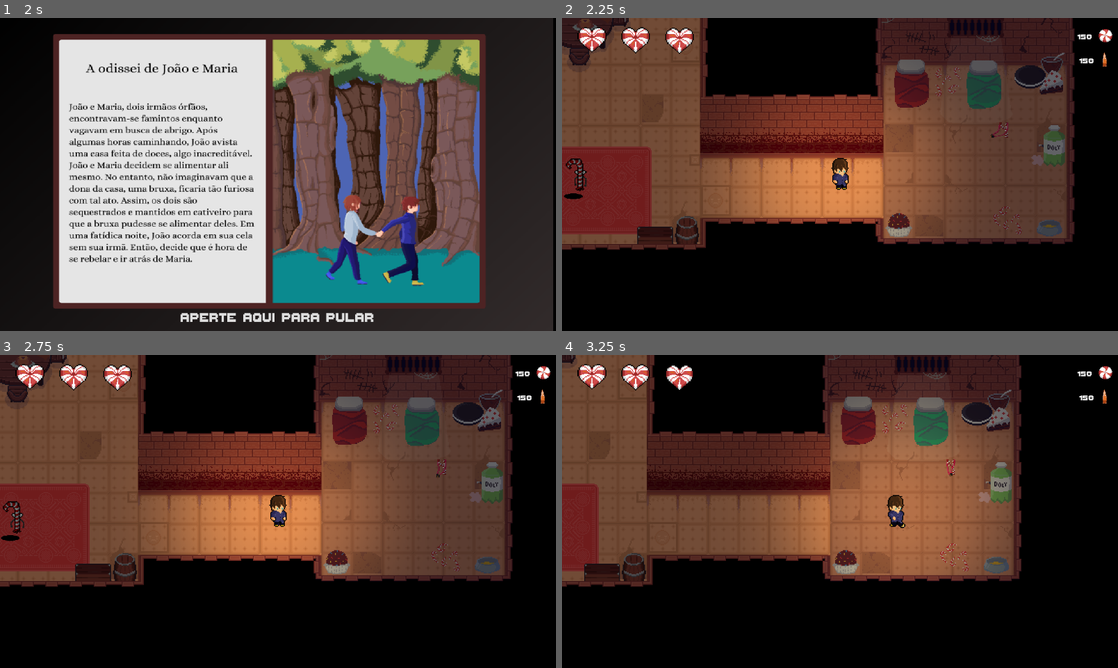
Above: before the commit, frames 1-4 (two rows, left to right).
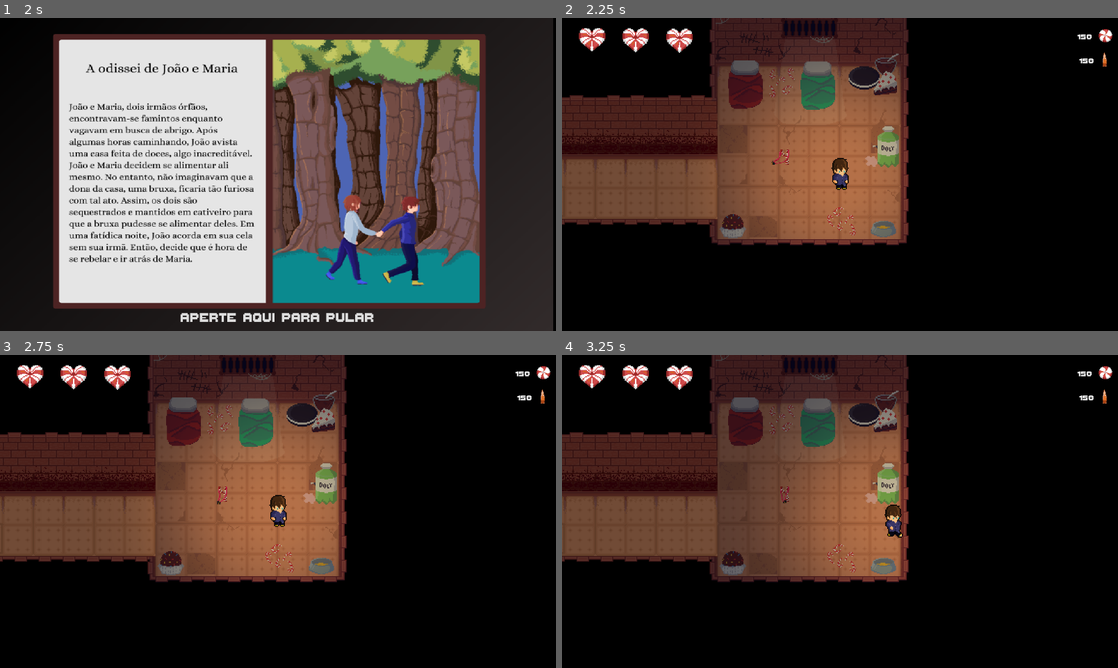
Above: after the commit, the same moments.

Repository: mtab-dev/bulletspeel
Game: Godot game, scene res://scenes/levels/main_menu.tscn
Two runs of this game, one before a commit and one after it. Both use one fixed random seed, a clock stepped at 60 frames per second and the inputs below. Sound files missing from this copy of the repository are replaced by a short silence.
Inputs (mouse positions are in pixels of both pictures, inside the frame that each line leads up to):
- Up to frame 1 (2 s): click (283, 193) at 0.5 s; click "JOGAR" at 1.25 s
- Up to frame 2 (2.25 s): click "APERTE AQUI PARA PULAR" at 2 s
- Up to frame 3 (2.75 s): no input
- Up to frame 4 (3.25 s): move the mouse to (962, 495) at 2.77 s; hold D (right) from 2.78 s (still down); click (962, 495) at 2.92 s

Frame 1 is identical in both runs. In frame 2, 59% of the frame differs, in the area x 0-93%, y 0-74%; in frame 3, 59%; in frame 4, 40%.

Commit message:
remove: remove black cookie enemy

Diff:
--- a/scenes/enemies/blackCookie.tscn
+++ /dev/null
@@ -1,425 +0,0 @@
-[gd_scene load_steps=81 format=3 uid="uid://xabbxlarduts"]
-
-[ext_resource type="Script" path="res://scripts/enemies/bigCookie/black_cookie.gd" id="1_threx"]
-[ext_resource type="Texture2D" uid="uid://dabxhdh3jryha" path="res://sprites/enemies/bigCookie/black/transform/trakingPtransform1.png" id="2_l2ms1"]
-[ext_resource type="Texture2D" uid="uid://bp15860qaojgs" path="res://sprites/enemies/bigCookie/black/transform/trakingPtransform2.png" id="3_w0k6x"]
-[ext_resource type="Texture2D" uid="uid://b603qdti67elr" path="res://sprites/enemies/bigCookie/black/transform/trakingPtransform3.png" id="4_k7683"]
-[ext_resource type="Texture2D" uid="uid://uctgjvqad2wn" path="res://sprites/enemies/bigCookie/black/transform/trakingPtransform4.png" id="5_cylws"]
-[ext_resource type="Texture2D" uid="uid://86ytxiiwjq8w" path="res://sprites/enemies/bigCookie/black/transform/trakingPtransform5.png" id="6_h84yl"]
-[ext_resource type="Texture2D" uid="uid://brpcbmsq0d44x" path="res://sprites/enemies/bigCookie/black/transform/trakingPtransform6.png" id="7_cq0qj"]
-[ext_resource type="Texture2D" uid="uid://dfi48v3rv0cpt" path="res://sprites/enemies/bigCookie/black/transform/trakingPtransform7.png" id="8_o8cxi"]
-[ext_resource type="Texture2D" uid="uid://cjj4y8qifct1q" path="res://sprites/enemies/bigCookie/black/transform/trakingPtransform8.png" id="9_8u1ce"]
-[ext_resource type="Texture2D" uid="uid://cgwclqbhpbke5" path="res://sprites/enemies/bigCookie/black/transform/trakingPtransform9.png" id="10_usj84"]
-[ext_resource type="Texture2D" uid="uid://bjgle28ojmeyb" path="res://sprites/enemies/bigCookie/black/transform/trakingPtransform10.png" id="11_cmfoe"]
-[ext_resource type="Texture2D" uid="uid://bj2yu8ceuadn5" path="res://sprites/enemies/bigCookie/black/attack/trakingATAQUEpreto1.png" id="12_4pmba"]
-[ext_resource type="Texture2D" uid="uid://vfrn2vjn2wbl" path="res://sprites/enemies/bigCookie/black/attack/trakingATAQUEpreto2.png" id="13_dqxio"]
-[ext_resource type="Texture2D" uid="uid://cb1ekkm8i61wu" path="res://sprites/enemies/bigCookie/black/attack/trakingATAQUEpreto3.png" id="14_y0rgb"]
-[ext_resource type="Texture2D" uid="uid://chjox0impbwx1" path="res://sprites/enemies/bigCookie/black/attack/trakingATAQUEpreto4.png" id="15_esxdu"]
-[ext_resource type="Texture2D" uid="uid://wat0eba3n1la" path="res://sprites/enemies/bigCookie/black/attack/trakingATAQUEpreto5.png" id="16_vbu06"]
-[ext_resource type="Texture2D" uid="uid://c626ncdus3wr8" path="res://sprites/enemies/bigCookie/black/attack/trakingATAQUEpreto6.png" id="17_t7abv"]
-[ext_resource type="Texture2D" uid="uid://celly4jdrysh0" path="res://sprites/enemies/bigCookie/black/attack/trakingATAQUEpreto7.png" id="18_pw8d5"]
-[ext_resource type="Texture2D" uid="uid://b38a8kdsxycyd" path="res://sprites/enemies/bigCookie/black/attack/trakingATAQUEpreto8.png" id="19_g4q0s"]
-[ext_resource type="Texture2D" uid="uid://ct2oqm15vdlwe" path="res://sprites/enemies/bigCookie/black/attack/trakingATAQUEpreto9.png" id="20_70von"]
-[ext_resource type="Texture2D" uid="uid://cduq0x3npfb5d" path="res://sprites/enemies/bigCookie/black/attack/trakingATAQUEpreto10.png" id="21_fgny6"]
-[ext_resource type="Texture2D" uid="uid://cct5h4f5ts0bp" path="res://sprites/enemies/bigCookie/black/attack/trakingATAQUEpreto11.png" id="22_7fefi"]
-[ext_resource type="Texture2D" uid="uid://c5n3dv01hwnbr" path="res://sprites/enemies/bigCookie/black/attack/trakingATAQUEpreto12.png" id="23_qdu34"]
-[ext_resource type="Texture2D" uid="uid://c3agwj8u83wsr" path="res://sprites/enemies/bigCookie/black/idle/trakingPparado1.png" id="24_20xuo"]
-[ext_resource type="Texture2D" uid="uid://cocqkxe5cetnq" path="res://sprites/enemies/bigCookie/black/idle/trakingPparado2.png" id="25_kfy3k"]
-[ext_resource type="Texture2D" uid="uid://8upow4rinkpc" path="res://sprites/enemies/bigCookie/black/idle/trakingPparado3.png" id="26_gyl3m"]
-[ext_resource type="Texture2D" uid="uid://bgcxduxpsfult" path="res://sprites/enemies/bigCookie/black/idle/trakingPparado4.png" id="27_y3fht"]
-[ext_resource type="Texture2D" uid="uid://bf2urtbr3oqa0" path="res://sprites/enemies/bigCookie/black/run/trakingparadopreto1.png" id="28_ypibv"]
-[ext_resource type="Texture2D" uid="uid://dlkvyl3l1g0qc" path="res://sprites/enemies/bigCookie/black/run/trakingparadopreto2.png" id="29_k43oy"]
-[ext_resource type="Texture2D" uid="uid://bs24eldhveh1q" path="res://sprites/enemies/bigCookie/black/run/trakingparadopreto3.png" id="30_6gjr5"]
-[ext_resource type="Texture2D" uid="uid://d0jguca1agft3" path="res://sprites/enemies/bigCookie/black/run/trakingparadopreto4.png" id="31_uctyq"]
-[ext_resource type="Texture2D" uid="uid://htpocmlpba8u" path="res://sprites/enemies/bigCookie/black/run/trakingparadopreto5.png" id="32_o1m1f"]
-[ext_resource type="Texture2D" uid="uid://c2om71dve77mr" path="res://sprites/enemies/bigCookie/black/run/trakingparadopreto6.png" id="33_2v2lh"]
-[ext_resource type="Texture2D" uid="uid://856v1lf33n8" path="res://sprites/enemies/bigCookie/black/run/trakingparadopreto7.png" id="34_y2uev"]
-[ext_resource type="Texture2D" uid="uid://b4rkabmx82fme" path="res://sprites/enemies/bigCookie/black/run/trakingparadopreto8.png" id="35_lyk6g"]
-[ext_resource type="Texture2D" uid="uid://cp1rnu2y5egcu" path="res://sprites/enemies/bigCookie/white/transform/trakingBtransform1.png" id="36_m6vj2"]
-[ext_resource type="Texture2D" uid="uid://dffdhmrt06d6" path="res://sprites/enemies/bigCookie/white/transform/trakingBtransform2.png" id="37_mun40"]
-[ext_resource type="Texture2D" uid="uid://coqk8qk8ej6k2" path="res://sprites/enemies/bigCookie/white/transform/trakingBtransform3.png" id="38_omhjg"]
-[ext_resource type="Texture2D" uid="uid://bgb6vc0pnu2t0" path="res://sprites/enemies/bigCookie/white/transform/trakingBtransform4.png" id="39_nh17m"]
-[ext_resource type="Texture2D" uid="uid://duo34sbi7ov31" path="res://sprites/enemies/bigCookie/white/transform/trakingBtransform5.png" id="40_mgo4a"]
-[ext_resource type="Texture2D" uid="uid://dp684tc5erjlr" path="res://sprites/enemies/bigCookie/white/transform/trakingBtransform6.png" id="41_w5t3v"]
-[ext_resource type="Texture2D" uid="uid://dl1vkc4mn5mmn" path="res://sprites/enemies/bigCookie/white/transform/trakingBtransform7.png" id="42_2ys0u"]
-[ext_resource type="Texture2D" uid="uid://dd1jfv4a06gr3" path="res://sprites/enemies/bigCookie/white/transform/trakingBtransform8.png" id="43_ybxun"]
-[ext_resource type="Texture2D" uid="uid://r0w3woyx68p3" path="res://sprites/enemies/bigCookie/white/transform/trakingBtransform9.png" id="44_6o12k"]
-[ext_resource type="Texture2D" uid="uid://bpa56pgaudflm" path="res://sprites/enemies/bigCookie/white/transform/trakingBtransform10.png" id="45_4y1b7"]
-[ext_resource type="Texture2D" uid="uid://d1xa8vht8hbml" path="res://sprites/enemies/bigCookie/white/attack/trakingATAQUEbranco1.png" id="46_u6ojk"]
-[ext_resource type="Texture2D" uid="uid://nh0g8usklu5w" path="res://sprites/enemies/bigCookie/white/attack/trakingATAQUEbranco2.png" id="47_yjdqf"]
-[ext_resource type="Texture2D" uid="uid://dxgiawtl4ywp5" path="res://sprites/enemies/bigCookie/white/attack/trakingATAQUEbranco3.png" id="48_umfve"]
-[ext_resource type="Texture2D" uid="uid://cm7qfr6txt6dn" path="res://sprites/enemies/bigCookie/white/attack/trakingATAQUEbranco4.png" id="49_ummxy"]
-[ext_resource type="Texture2D" uid="uid://b45o3nsfphymx" path="res://sprites/enemies/bigCookie/white/attack/trakingATAQUEbranco5.png" id="50_v115v"]
-[ext_resource type="Texture2D" uid="uid://dr4a45nmhjsdv" path="res://sprites/enemies/bigCookie/white/attack/trakingATAQUEbranco6.png" id="51_vv65y"]
-[ext_resource type="Texture2D" uid="uid://clqtfhja1c2x7" path="res://sprites/enemies/bigCookie/white/attack/trakingATAQUEbranco7.png" id="52_o0hen"]
-[ext_resource type="Texture2D" uid="uid://b33euxevsr5mw" path="res://sprites/enemies/bigCookie/white/attack/trakingATAQUEbranco8.png" id="53_pum05"]
-[ext_resource type="Texture2D" uid="uid://d0kvsabecygsl" path="res://sprites/enemies/bigCookie/white/attack/trakingATAQUEbranco9.png" id="54_vpigg"]
-[ext_resource type="Texture2D" uid="uid://c3r546ok130dy" path="res://sprites/enemies/bigCookie/white/attack/trakingATAQUEbranco10.png" id="55_dp61k"]
-[ext_resource type="Texture2D" uid="uid://cgevesxcto1uo" path="res://sprites/enemies/bigCookie/white/attack/trakingATAQUEbranco11.png" id="56_cbvjc"]
-[ext_resource type="Texture2D" uid="uid://fc1pc0w02dm7" path="res://sprites/enemies/bigCookie/white/idle/trakingBparado1.png" id="57_nrqi5"]
-[ext_resource type="Texture2D" uid="uid://l578xq5sjfhg" path="res://sprites/enemies/bigCookie/white/idle/trakingBparado2.png" id="58_bw3rk"]
-[ext_resource type="Texture2D" uid="uid://k4tagg55cs8p" path="res://sprites/enemies/bigCookie/white/idle/trakingBparado3.png" id="59_kqg6o"]
-[ext_resource type="Texture2D" uid="uid://dylc2lmp1f41x" path="res://sprites/enemies/bigCookie/white/idle/trakingBparado4.png" id="60_q86jo"]
-[ext_resource type="Texture2D" uid="uid://cd8cmgmqfjwcv" path="res://sprites/enemies/bigCookie/white/run/trankingAndando1.png" id="61_gow0g"]
-[ext_resource type="Texture2D" uid="uid://cm1jemdf4uoob" path="res://sprites/enemies/bigCookie/white/run/trakingAndando2.png" id="62_sdbul"]
-[ext_resource type="Texture2D" uid="uid://bvvfphlueq8lf" path="res://sprites/enemies/bigCookie/white/run/trakingAndando3 (1).png" id="63_4g26k"]
-[ext_resource type="Texture2D" uid="uid://c15vvc2m71luk" path="res://sprites/enemies/bigCookie/white/run/trakingAndando3 (2).png" id="64_pet75"]
-[ext_resource type="Texture2D" uid="uid://dqb8lpde0dygs" path="res://sprites/enemies/bigCookie/white/run/trakingAndando3 (3).png" id="65_ee86b"]
-[ext_resource type="Texture2D" uid="uid://c60lsj2yp4uyd" path="res://sprites/enemies/bigCookie/white/run/trakingAndando3 (4).png" id="66_glekt"]
-[ext_resource type="Texture2D" uid="uid://dfybvn224ai07" path="res://sprites/enemies/bigCookie/white/run/trakingAndando3 (5).png" id="67_1yjn1"]
-[ext_resource type="Texture2D" uid="uid://b7stc7b53ceis" path="res://sprites/enemies/bigCookie/white/run/trakingAndando3 (6).png" id="68_5ga64"]
-[ext_resource type="Script" path="res://scripts/states/stateMachine.gd" id="69_8uyoh"]
-[ext_resource type="Script" path="res://scripts/enemies/bigCookie/blackCookieIdle.gd" id="70_x8bcx"]
-[ext_resource type="Script" path="res://scripts/enemies/bigCookie/blackCookieChase.gd" id="71_impjt"]
-[ext_resource type="PackedScene" uid="uid://cdiki20gqftah" path="res://scenes/enemies/ui/healthBar.tscn" id="72_6677k"]
-[ext_resource type="FontFile" uid="uid://l2iyicn4hyea" path="res://assets/font/thaleah_fat.ttf" id="73_85m23"]
-[ext_resource type="AudioStream" uid="uid://df6ubp4jwyxax" path="res://assets/fx/effects/enterBossRoom.mp3" id="74_bfoy3"]
-[ext_resource type="AudioStream" uid="uid://mdgd050krid8" path="res://assets/fx/effects/afterBossDeath.mp3" id="75_fy448"]
-[ext_resource type="AudioStream" uid="uid://xo6ais462mb5" path="res://assets/fx/effects/bossDamage.mp3" id="76_88pff"]
-
-[sub_resource type="CircleShape2D" id="CircleShape2D_4satg"]
-radius = 54.4518
-
-[sub_resource type="SpriteFrames" id="SpriteFrames_ciu81"]
-animations = [{
-"frames": [{
-"duration": 1.0,
-"texture": ExtResource("2_l2ms1")
-}, {
-"duration": 1.0,
-"texture": ExtResource("3_w0k6x")
-}, {
-"duration": 1.0,
-"texture": ExtResource("4_k7683")
-}, {
-"duration": 1.0,
-"texture": ExtResource("5_cylws")
-}, {
-"duration": 1.0,
-"texture": ExtResource("6_h84yl")
-}, {
-"duration": 1.0,
-"texture": ExtResource("7_cq0qj")
-}, {
-"duration": 1.0,
-"texture": ExtResource("8_o8cxi")
-}, {
-"duration": 1.0,
-"texture": ExtResource("9_8u1ce")
-}, {
-"duration": 1.0,
-"texture": ExtResource("10_usj84")
-}, {
-"duration": 1.0,
-"texture": ExtResource("11_cmfoe")
-}],
-"loop": true,
-"name": &"black2white",
-"speed": 5.0
-}, {
-"frames": [{
-"duration": 1.0,
-"texture": ExtResource("12_4pmba")
-}, {
-"duration": 1.0,
-"texture": ExtResource("13_dqxio")
-}, {
-"duration": 1.0,
-"texture": ExtResource("14_y0rgb")
-}, {
-"duration": 1.0,
-"texture": ExtResource("15_esxdu")
-}, {
-"duration": 1.0,
-"texture": ExtResource("16_vbu06")
-}, {
-"duration": 1.0,
-"texture": ExtResource("17_t7abv")
-}, {
-"duration": 1.0,
-"texture": ExtResource("18_pw8d5")
-}, {
-"duration": 1.0,
-"texture": ExtResource("19_g4q0s")
-}, {
-"duration": 1.0,
-"texture": ExtResource("20_70von")
-}, {
-"duration": 1.0,
-"texture": ExtResource("21_fgny6")
-}, {
-"duration": 1.0,
-"texture": ExtResource("22_7fefi")
-}, {
-"duration": 1.0,
-"texture": ExtResource("23_qdu34")
-}],
-"loop": false,
-"name": &"blackAttack",
-"speed": 20.0
-}, {
-"frames": [{
-"duration": 1.0,
-"texture": ExtResource("24_20xuo")
-}, {
-"duration": 1.0,
-"texture": ExtResource("25_kfy3k")
-}, {
-"duration": 1.0,
-"texture": ExtResource("26_gyl3m")
-}, {
-"duration": 1.0,
-"texture": ExtResource("27_y3fht")
-}],
-"loop": true,
-"name": &"blackIdle",
-"speed": 5.0
-}, {
-"frames": [{
-"duration": 1.0,
-"texture": ExtResource("28_ypibv")
-}, {
-"duration": 1.0,
-"texture": ExtResource("29_k43oy")
-}, {
-"duration": 1.0,
-"texture": ExtResource("30_6gjr5")
-}, {
-"duration": 1.0,
-"texture": ExtResource("31_uctyq")
-}, {
-"duration": 1.0,
-"texture": ExtResource("32_o1m1f")
-}, {
-"duration": 1.0,
-"texture": ExtResource("33_2v2lh")
-}, {
-"duration": 1.0,
-"texture": ExtResource("34_y2uev")
-}, {
-"duration": 1.0,
-"texture": ExtResource("35_lyk6g")
-}],
-"loop": true,
-"name": &"blackRun",
-"speed": 15.0
-}, {
-"frames": [{
-"duration": 1.0,
-"texture": ExtResource("36_m6vj2")
-}, {
-"duration": 1.0,
-"texture": ExtResource("37_mun40")
-}, {
-"duration": 1.0,
-"texture": ExtResource("38_omhjg")
-}, {
-"duration": 1.0,
-"texture": ExtResource("39_nh17m")
-}, {
-"duration": 1.0,
-"texture": ExtResource("40_mgo4a")
-}, {
-"duration": 1.0,
-"texture": ExtResource("41_w5t3v")
-}, {
-"duration": 1.0,
-"texture": ExtResource("42_2ys0u")
-}, {
-"duration": 1.0,
-"texture": ExtResource("43_ybxun")
-}, {
-"duration": 1.0,
-"texture": ExtResource("44_6o12k")
-}, {
-"duration": 1.0,
-"texture": ExtResource("45_4y1b7")
-}],
-"loop": false,
-"name": &"white2black",
-"speed": 5.0
-}, {
-"frames": [{
-"duration": 1.0,
-"texture": ExtResource("46_u6ojk")
-}, {
-"duration": 1.0,
-"texture": ExtResource("47_yjdqf")
-}, {
-"duration": 1.0,
-"texture": ExtResource("48_umfve")
-}, {
-"duration": 1.0,
-"texture": ExtResource("49_ummxy")
-}, {
-"duration": 1.0,
-"texture": ExtResource("50_v115v")
-}, {
-"duration": 1.0,
-"texture": ExtResource("51_vv65y")
-}, {
-"duration": 1.0,
-"texture": ExtResource("52_o0hen")
-}, {
-"duration": 1.0,
-"texture": ExtResource("53_pum05")
-}, {
-"duration": 1.0,
-"texture": ExtResource("54_vpigg")
-}, {
-"duration": 1.0,
-"texture": ExtResource("55_dp61k")
-}, {
-"duration": 1.0,
-"texture": ExtResource("56_cbvjc")
-}],
-"loop": false,
-"name": &"whiteAttack",
-"speed": 20.0
-}, {
-"frames": [{
-"duration": 1.0,
-"texture": ExtResource("57_nrqi5")
-}, {
-"duration": 1.0,
-"texture": ExtResource("58_bw3rk")
-}, {
-"duration": 1.0,
-"texture": ExtResource("59_kqg6o")
-}, {
-"duration": 1.0,
-"texture": ExtResource("60_q86jo")
-}],
-"loop": true,
-"name": &"whiteIdle",
-"speed": 5.0
-}, {
-"frames": [{
-"duration": 1.0,
-"texture": ExtResource("61_gow0g")
-}, {
-"duration": 1.0,
-"texture": ExtResource("62_sdbul")
-}, {
-"duration": 1.0,
-"texture": ExtResource("63_4g26k")
-}, {
-"duration": 1.0,
-"texture": ExtResource("64_pet75")
-}, {
-"duration": 1.0,
-"texture": ExtResource("65_ee86b")
-}, {
-"duration": 1.0,
-"texture": ExtResource("66_glekt")
-}, {
-"duration": 1.0,
-"texture": ExtResource("67_1yjn1")
-}, {
-"duration": 1.0,
-"texture": ExtResource("68_5ga64")
-}],
-"loop": true,
-"name": &"whiteRun",
-"speed": 15.0
-}]
-
-[sub_resource type="CircleShape2D" id="CircleShape2D_al0xa"]
-radius = 30.0
-
-[sub_resource type="RectangleShape2D" id="RectangleShape2D_ehda5"]
-size = Vector2(10, 46)
-
-[node name="blackCookie" type="CharacterBody2D"]
-motion_mode = 1
-script = ExtResource("1_threx")
-
-[node name="detectionArea" type="Area2D" parent="."]
-
-[node name="CollisionShape2D" type="CollisionShape2D" parent="detectionArea"]
-shape = SubResource("CircleShape2D_4satg")
-debug_color = Color(0.818469, 0.333316, 0.594779, 0.42)
-
-[node name="animation" type="AnimatedSprite2D" parent="."]
-scale = Vector2(1.6, 1.6)
-sprite_frames = SubResource("SpriteFrames_ciu81")
-animation = &"blackAttack"
-
-[node name="collisor" type="CollisionShape2D" parent="."]
-position = Vector2(-2, -4)
-shape = SubResource("CircleShape2D_al0xa")
-
-[node name="collisor2" type="CollisionShape2D" parent="."]
-position = Vector2(-12, 28)
-shape = SubResource("RectangleShape2D_ehda5")
-
-[node name="collisor3" type="CollisionShape2D" parent="."]
-position = Vector2(6, 27)
-shape = SubResource("RectangleShape2D_ehda5")
-
-[node name="stateMachine" type="Node" parent="." node_paths=PackedStringArray("initialState")]
-script = ExtResource("69_8uyoh")
-initialState = NodePath("idle")
-
-[node name="idle" type="Node" parent="stateMachine" node_paths=PackedStringArray("enemy", "texture")]
-script = ExtResource("70_x8bcx")
-enemy = NodePath("../..")
-texture = NodePath("../../animation")
-
-[node name="chase" type="Node" parent="stateMachine" node_paths=PackedStringArray("enemy", "texture")]
-script = ExtResource("71_impjt")
-enemy = NodePath("../..")
-texture = NodePath("../../animation")
-
-[node name="canvasBar" type="CanvasLayer" parent="."]
-visible = false
-
-[node name="HealthBar" parent="canvasBar" instance=ExtResource("72_6677k")]
-anchors_preset = 7
-anchor_left = 0.5
-anchor_top = 1.0
-anchor_right = 0.5
-anchor_bottom = 1.0
-offset_left = -251.0
-offset_top = -34.0
-offset_right = 249.0
-offset_bottom = -24.0
-grow_horizontal = 2
-grow_vertical = 0
-
-[node name="Label" type="Label" parent="canvasBar"]
-offset_left = 326.0
-offset_top = 583.0
-offset_right = 382.0
-offset_bottom = 606.0
-theme_override_fonts/font = ExtResource("73_85m23")
-theme_override_font_sizes/font_size = 25
-text = "BOLACHA"
-
-[node name="enterBoss" type="AudioStreamPlayer2D" parent="."]
-stream = ExtResource("74_bfoy3")
-volume_db = -25.0
-
-[node name="killDeath" type="AudioStreamPlayer2D" parent="."]
-stream = ExtResource("75_fy448")
-volume_db = -20.0
-
-[node name="bossDamage" type="AudioStreamPlayer2D" parent="."]
-stream = ExtResource("76_88pff")
-volume_db = -40.0
-
-[node name="transformTimer" type="Timer" parent="." groups=["Timers"]]
-wait_time = 5.0
-
-[connection signal="cookieTransform" from="." to="stateMachine/idle" method="_on_big_cookie_cookie_transform"]
-[connection signal="cookieTransform" from="." to="stateMachine/chase" method="_on_big_cookie_cookie_transform"]
-[connection signal="area_entered" from="detectionArea" to="." method="_on_detection_area_area_entered"]
-[connection signal="body_entered" from="detectionArea" to="." method="_on_detection_area_body_entered"]
-[connection signal="body_entered" from="detectionArea" to="stateMachine/chase" method="_on_detection_area_body_entered"]
-[connection signal="body_exited" from="detectionArea" to="." method="_on_detection_area_body_exited"]
-[connection signal="animation_finished" from="animation" to="." method="_on_animation_animation_finished"]
-[connection signal="cookieIdleState" from="stateMachine/idle" to="anim" method="_on_idle_cookie_idle_state"]
-[connection signal="cookieChaseState" from="stateMachine/chase" to="anim" method="_on_chase_cookie_chase_state"]
-[connection signal="finished" from="killDeath" to="." method="_on_kill_death_finished"]
-[connection signal="timeout" from="transformTimer" to="stateMachine/idle" method="_on_transform_timer_timeout"]
-[connection signal="timeout" from="transformTimer" to="stateMachine/chase" method="_on_transform_timer_timeout"]
--- a/scenes/levels/level_one.tscn
+++ b/scenes/levels/level_one.tscn
@@ -1181,7 +1181,7 @@
 shape = SubResource("RectangleShape2D_khe0q")
 
 [node name="slingDetect" type="Area2D" parent="."]
-position = Vector2(695, 368)
+position = Vector2(640, 395)
 
 [node name="slingTexture" type="AnimatedSprite2D" parent="slingDetect"]
 scale = Vector2(0.8, 0.8)
@@ -1240,7 +1240,7 @@
 volume_db = -20.0
 
 [node name="player" parent="." instance=ExtResource("1_bvwrk")]
-position = Vector2(526, 414)
+position = Vector2(698, 413)
 speed = 250
 
 [node name="elevator" parent="." instance=ExtResource("25_uf2ca")]
--- a/scripts/enemies/bigCookie/blackCookieChase.gd
+++ /dev/null
@@ -1,29 +0,0 @@
-extends State
-class_name BlackCookieChase
-
-@export var moveSpeed = 80
-@export var enemy: CharacterBody2D
-@export var texture: AnimatedSprite2D
-var transformTimer: Timer
-var isTransforming: bool = false
-var player: CharacterBody2D
-
-func Enter():
-	player = get_tree().get_first_node_in_group("Player")
-	transformTimer = Timer.new()
-	transformTimer.wait_time = 1.6
-	transformTimer.one_shot = true
-	add_child(transformTimer)
-	transformTimer.connect("timeout", Callable(self, "_on_transform_timer_timeout"))
-
-func PhysicsUpdate(_delta: float):
-	if isTransforming:
-		enemy.velocity = Vector2.ZERO
-	else:
-		var direction = player.global_position - enemy.global_position
-		var distance = direction.length()
-		if distance > 150:
-			enemy.velocity = direction.normalized() * moveSpeed
-			texture.play("blackRun")
-		if distance > 300:
-			Transitioned.emit(self, "idle")
--- a/scripts/enemies/bigCookie/blackCookieIdle.gd
+++ /dev/null
@@ -1,43 +0,0 @@
-extends State
-class_name BlackCookieIdle
-
-var player: CharacterBody2D
-var transformTimer: Timer
-var isTransforming: bool = false
-@export var enemy: CharacterBody2D
-@export var moveSpeed: int = 5
-@export var texture: AnimatedSprite2D
-
-var moveDirection: Vector2
-var wanderTime: float
-
-func randomizeWander():
-	moveDirection = Vector2(randf_range(-1, 1), randf_range(-1, 1)).normalized()
-	wanderTime = randf_range(1, 2)
-
-func Enter():
-	player = get_tree().get_first_node_in_group("Player")
-	transformTimer = Timer.new()
-	transformTimer.wait_time = 1.6
-	transformTimer.one_shot = true
-	add_child(transformTimer)
-	transformTimer.connect("timeout", Callable(self, "_on_transform_timer_timeout"))
-	texture.play('blackIdle')
-	randomizeWander()
-
-func Update(delta: float):
-	if wanderTime > 0:
-		wanderTime -= delta
-	else:
-		randomizeWander()
-
-func PhysicsUpdate(_delta: float):
-	if isTransforming:
-		enemy.velocity = Vector2.ZERO
-	else:
-		if enemy:
-			enemy.velocity = moveDirection * moveSpeed
-		var direction = player.global_position - enemy.global_position
-		if direction.length() < 150:
-			Transitioned.emit(self, "chase")
-		texture.play('blackIdle')
--- a/scripts/enemies/bigCookie/black_cookie.gd
+++ /dev/null
@@ -1,57 +0,0 @@
-extends CharacterBody2D
-class_name BlackCookie
-
-@onready var animation: AnimatedSprite2D = $animation
-@onready var canvasForBar: CanvasLayer = $canvasBar
-@onready var healthBar: ProgressBar = $canvasBar/HealthBar
-@onready var entryRoom: AudioStreamPlayer2D = $enterBoss
-@onready var afterDeath: AudioStreamPlayer2D = $killDeath
-var isPlayerInDetectionArea: bool = false
-var health = 10
-var player: CharacterBody2D
-
-signal cookieTransform
-signal damagePlayer
-
-func _ready():
-	player = get_tree().get_first_node_in_group("Player")
-	health = 10
-	healthBar.initHealth(health)
-	canvasForBar.visible = true
-
-func _physics_process(delta):
-	if velocity.x > 0:
-		animation.flip_h = false
-	else:
-		animation.flip_h = true
-	move_and_slide()
-
-func _on_detection_area_body_entered(body):
-	if body.is_in_group('Player'):
-		velocity = Vector2.ZERO
-		isPlayerInDetectionArea = true
-		animation.play('blackAttack')
-
-func _on_detection_area_body_exited(body):
-	if body.is_in_group('Player'):
-		isPlayerInDetectionArea = false
-
-func _on_detection_area_area_entered(area: Area2D) -> void:
-	if area.is_in_group('Bullets'):
-		health -= 1
-		healthBar.health = health
-		if health <= 0:
-			Global.deadCookie = true
-			queue_free()
-
-
-func _on_kill_death_finished() -> void:
-	queue_free()
-
-func hitWhenAnim():
-	if isPlayerInDetectionArea == true:
-		animation.play('blackAttack')
-		Global.life -= 1
-
-func _on_animation_animation_finished() -> void:
-	hitWhenAnim()
